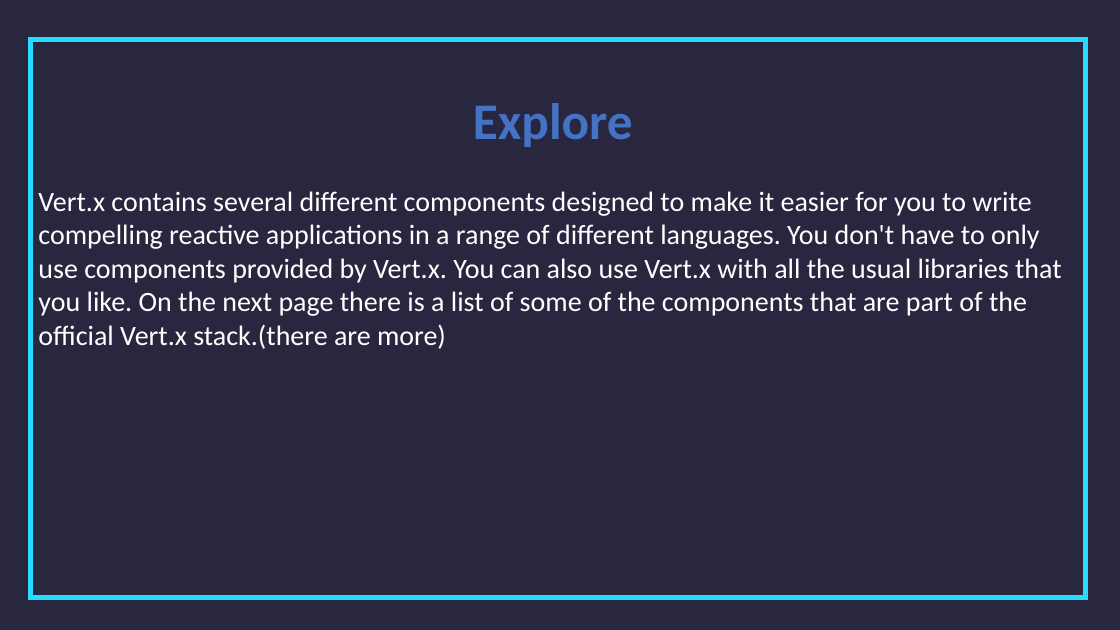
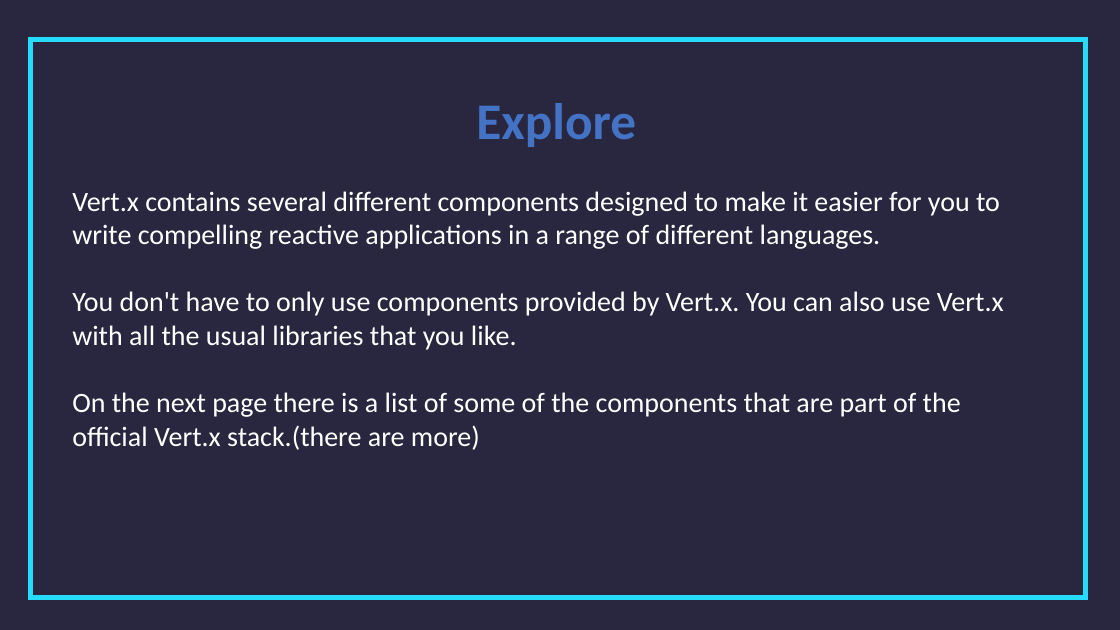
Before and after one commit to Sayrax97/SOA-Vert.x, a slide deck: slide 9 of Vert_x.pptx (slide 8 before the commit). Drawn at 1120x630 pixels with LibreOffice and Linux fonts; fonts in the diff are those of the drawing. Boxes give left, top, right and bottom in pixels: in the first picture for what was removed or moved away, otherwise in the second. Text is boxed around its words. In the diff, an @@ line names an element or a change of style, - is before the commit and + after.

```diff
--- a/Vert_x.pptx
+++ b/Vert_x.pptx
@@ text "Explore" moved from (x1=38, y1=103, x2=1062, y2=349) to (x1=72, y1=103, x2=1004, y2=450) @@
@@ text at (x1=72, y1=191, x2=1004, y2=450): text changed @@
-Vert.x contains several different components designed to make it easier for you to write compelling reactive applications in a range of different languages. You don't have to only use components provided by Vert.x. You can also use Vert.x with all the usual libraries that you like. On the next page there is a list of some of the components that are part of the official Vert.x stack.(there are more)
+Vert.x contains several different components designed to make it easier for you to write compelling reactive applications in a range of different languages.
+You don't have to only use components provided by Vert.x. You can also use Vert.x with all the usual libraries that you like.
+On the next page there is a list of some of the components that are part of the official Vert.x stack.(there are more)
```
Also in this commit, not shown: 5 other slides changed, 4 slides added, 4 slides removed, 2 other files.
